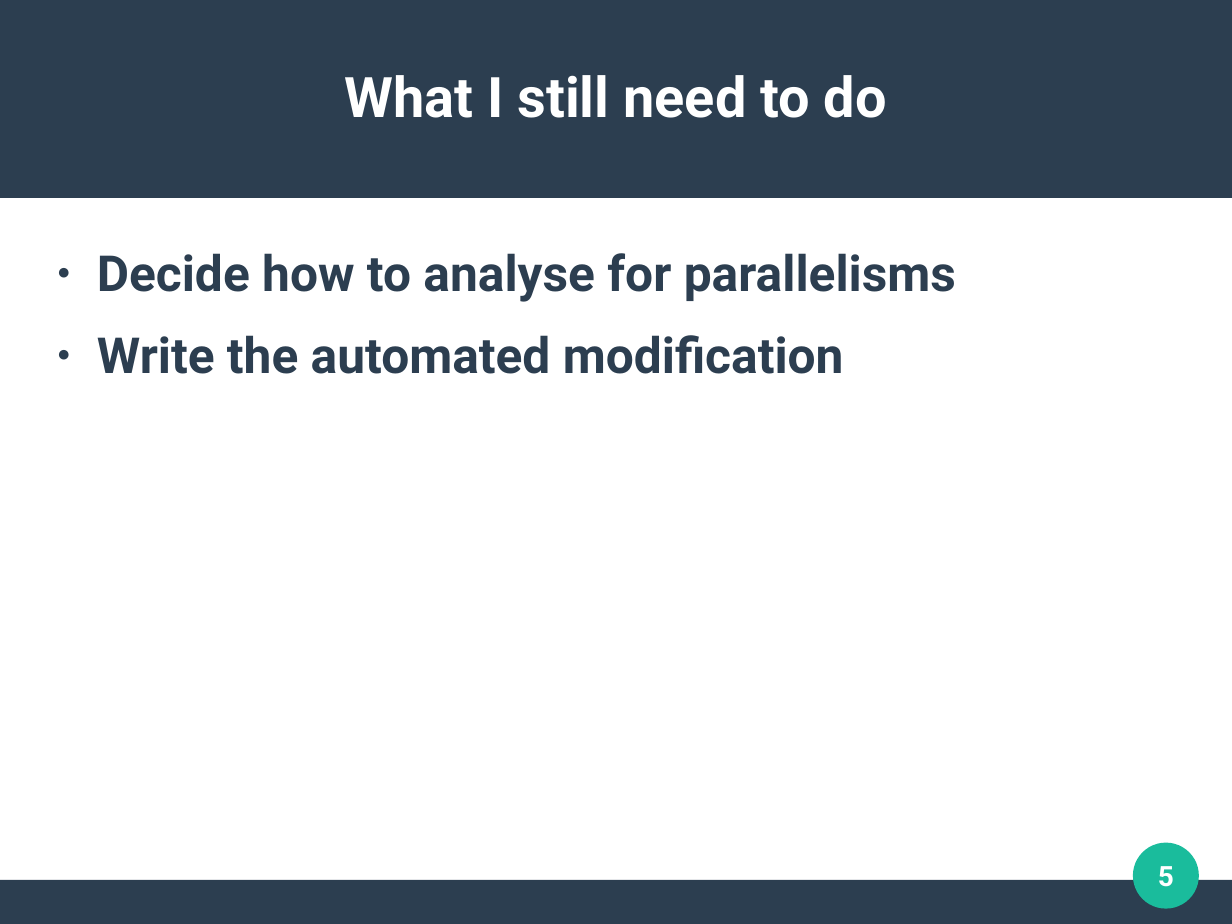
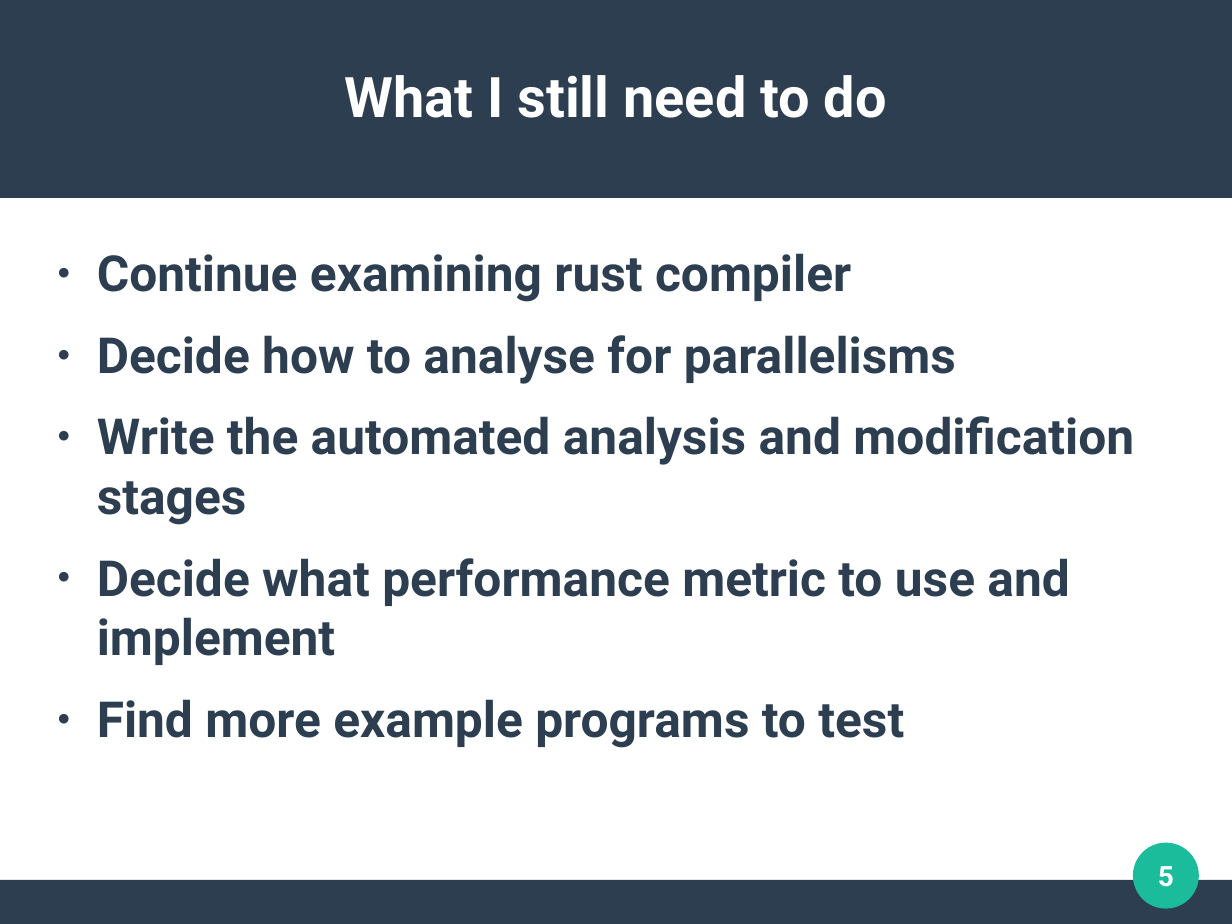
Before and after one commit to MichaelOultram/Auto_Parallelise, a slide deck: slide 5 of docs/inspection.odp. Drawn at 1232x924 pixels with LibreOffice and Linux fonts; fonts in the diff are those of the drawing. Boxes give left, top, right and bottom in pixels: in the first picture for what was removed or moved away, otherwise in the second. Text is boxed around its words. In the diff, an @@ line names an element or a change of style, - is before the commit and + after.

```diff
--- a/docs/inspection.odp
+++ b/docs/inspection.odp
@@ text at bbox=[97, 253, 851, 302]: paragraph added @@
+● Continue examining rust compiler
@@ text at bbox=[97, 416, 1134, 748]: text changed @@
-● Write the automated modification
+● Write the automated analysis and modification stages
+● Decide what performance metric to use and implement
+● Find more example programs to test
```
Also in this commit, not shown: 1 other slide changed, 1 other file.
